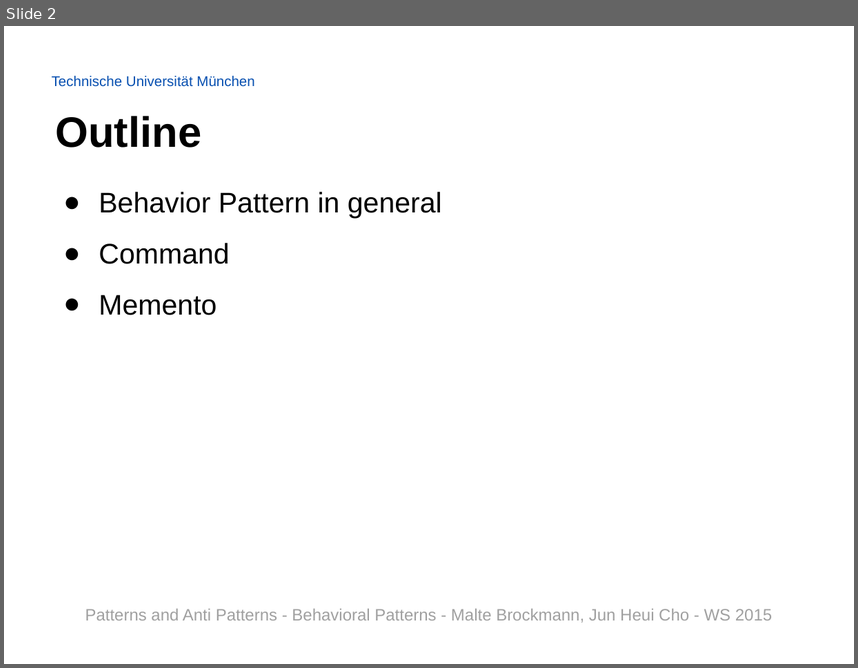
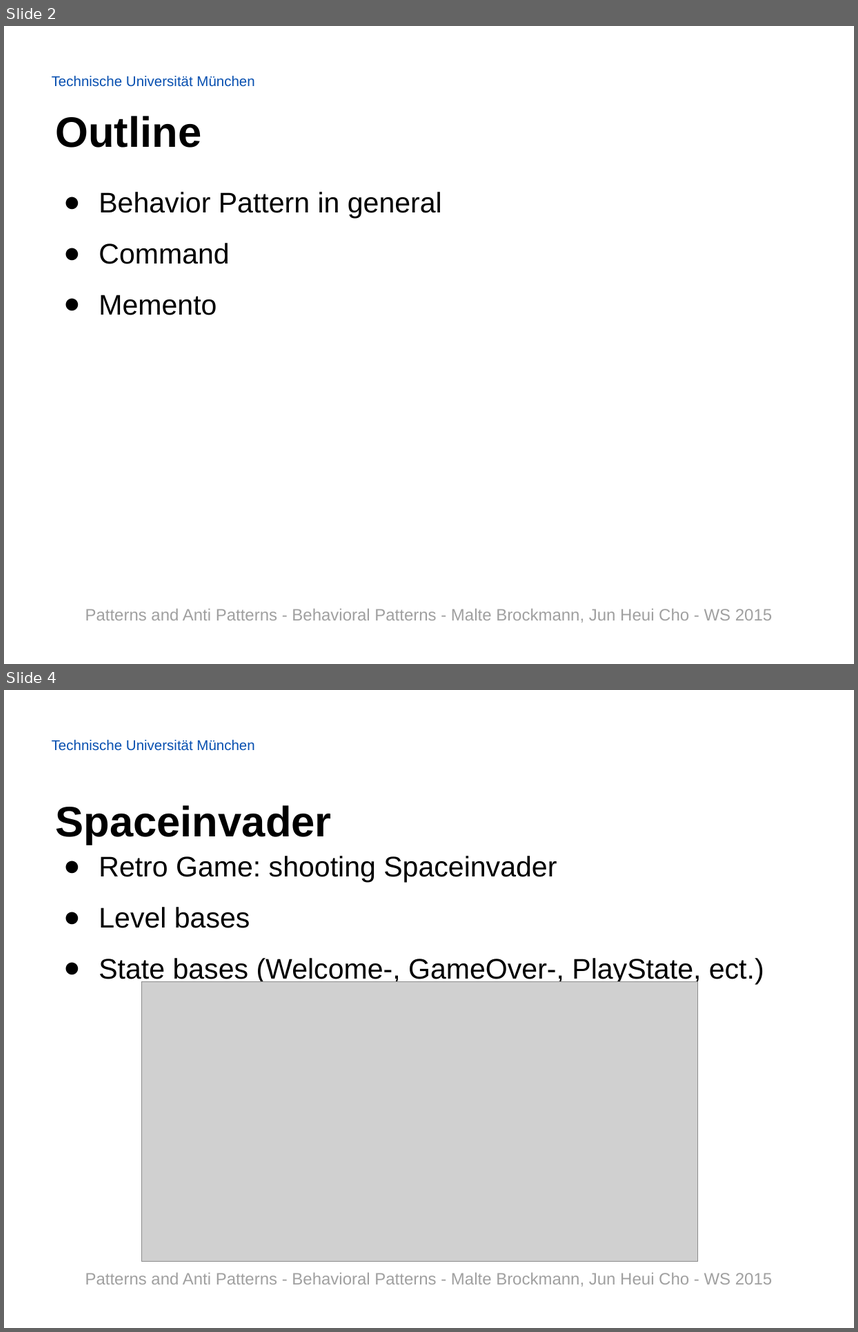
Before and after one commit to Painted6/Behavioral-design-patterns, a slide deck: Behavioral Patterns - JS Patterns and Anti Patterns.pptx. Shown one above the other, each under a label of ours: slide 2 before the commit, slides 2 and 4 after it; the slides between them are not shown. The pictures are 858x668 and 858x1332 pixels, drawn with LibreOffice and Linux fonts; fonts in the diff are those of the drawing; grey boxes stand for pictures; background and template pictures are left out. Boxes give left, top, right and bottom in pixels: in the first picture for what was removed or moved away, otherwise in the second. Text is boxed around its words. In the diff, an @@ line names an element or a change of style, - is before the commit and + after.

Commit message:
added slides for command and memento pattern & for the spaceinvader game. (sources are on the last slide)

```diff
--- a/Behavioral Patterns - JS Patterns and Anti Patterns.pptx
+++ b/Behavioral Patterns - JS Patterns and Anti Patterns.pptx
@@ slide 4 added at [4,690,854,1328], background picture (left out); not listed: 1 template element that a slide beside it also shows @@
@@ title added at [56,805,332,845], 36 pt, text #000000, bold @@
+Spaceinvader
@@ text added at [99,856,764,984], 24 pt, text #000000 @@
+● Retro Game: shooting Spaceinvader
+● Level bases
+● State bases (Welcome-, GameOver-, PlayState, ect.)
@@ picture added at [142,982,697,1261] @@
@@ text added at [85,1272,772,1286], 14 pt, text #A0A0A0 @@
+Patterns and Anti Patterns - Behavioral Patterns - Malte Brockmann, Jun Heui Cho - WS 2015
```
Also in this commit, not shown: 3 slides changed, 9 other slides added.
